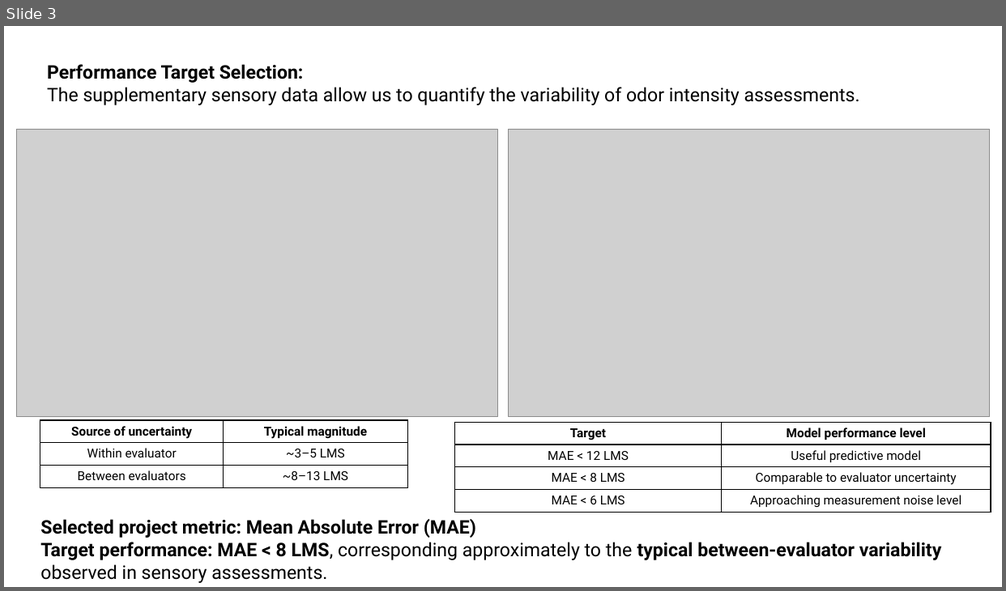
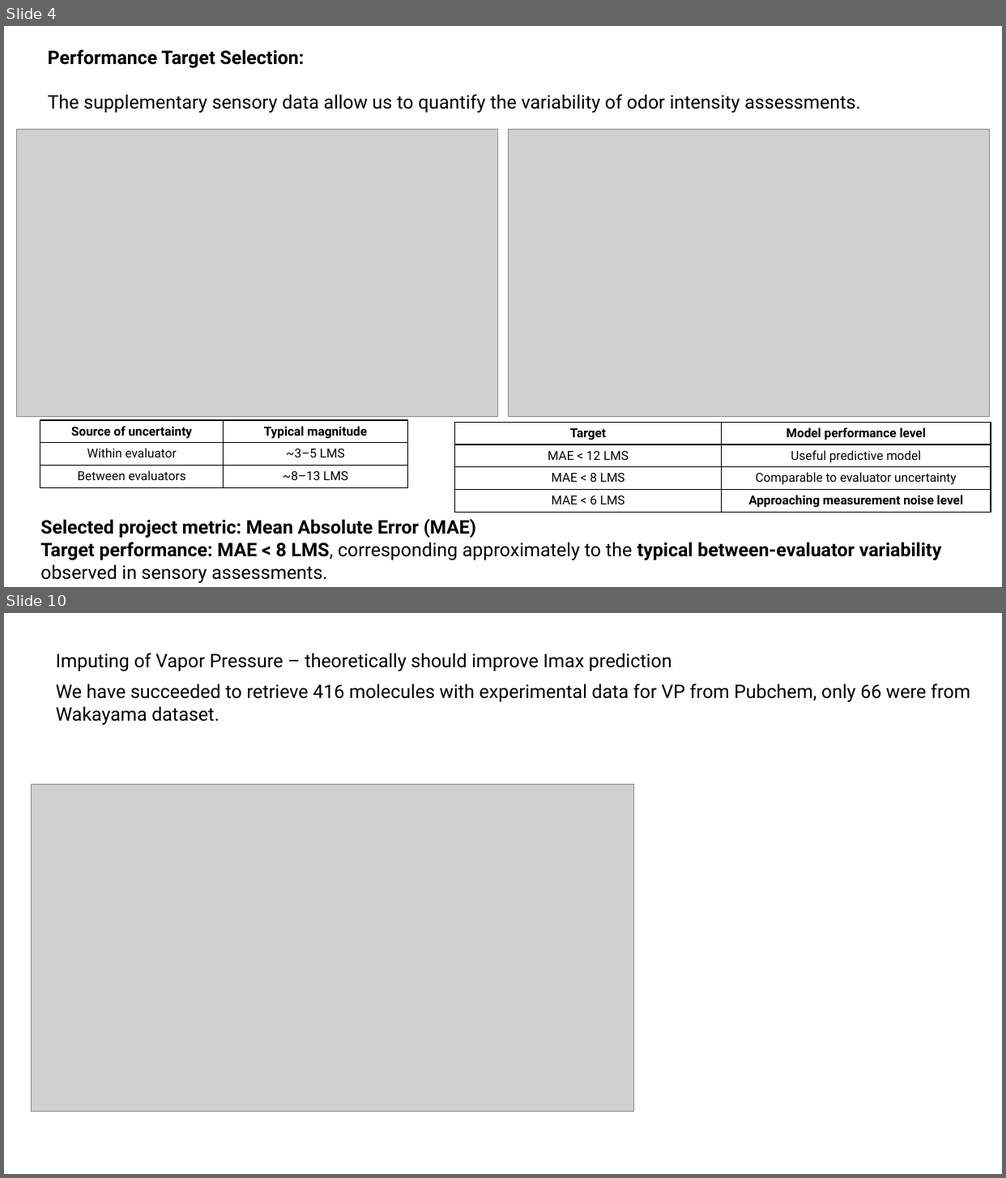
Before and after one commit to kiriyevskykiril/ai-program-2026, a slide deck: project_1/precentation/Smell intensity presentation.pptx. Shown one above the other, each under a label of ours: slide 3 before the commit, slides 4 and 10 after it; the slides between them are not shown. The pictures are 1006x591 and 1006x1178 pixels, drawn with LibreOffice and Linux fonts; fonts in the diff are those of the drawing; grey boxes stand for pictures. Boxes give left, top, right and bottom in pixels: in the first picture for what was removed or moved away, otherwise in the second. Text is boxed around its words. In the diff, an @@ line names an element or a change of style, - is before the commit and + after.

```diff
--- a/project_1/precentation/Smell intensity presentation.pptx
+++ b/project_1/precentation/Smell intensity presentation.pptx
@@ slide 10 added at (4, 613, 1002, 1174), background #FFFFFF @@
@@ text added at (56, 653, 672, 671), 18 pt, text #000000 @@
+Imputing of Vapor Pressure – theoretically should improve Imax prediction
@@ text added at (56, 683, 970, 725), 18 pt, text #000000 @@
+We have succeeded to retrieve 416 molecules with experimental data for VP from Pubchem, only 66 were from Wakayama dataset.
@@ picture added at (31, 785, 634, 1112) @@
@@ what was slide 3 is now slide 4 @@
@@ slide 4 changed as well @@
@@ text "Performance Target Selection:" rewrapped from (47, 64, 860, 105) to (48, 49, 860, 113) @@
@@ table at (454, 422, 991, 512) @@
@@ bold on in "Approaching measurement noise level" @@
```
Also in this commit, not shown: 2 other slides changed, 15 other slides added, 16 other files.
